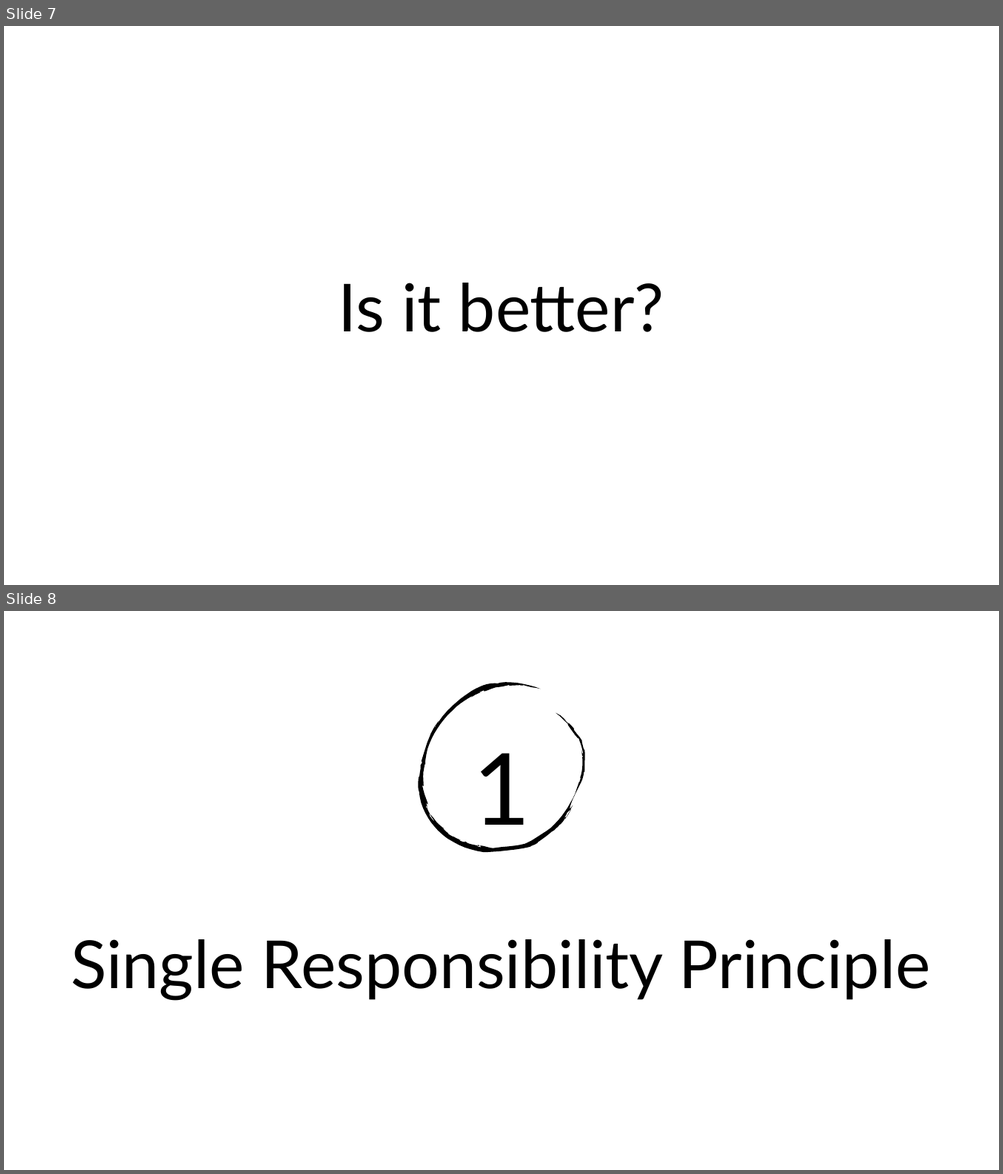
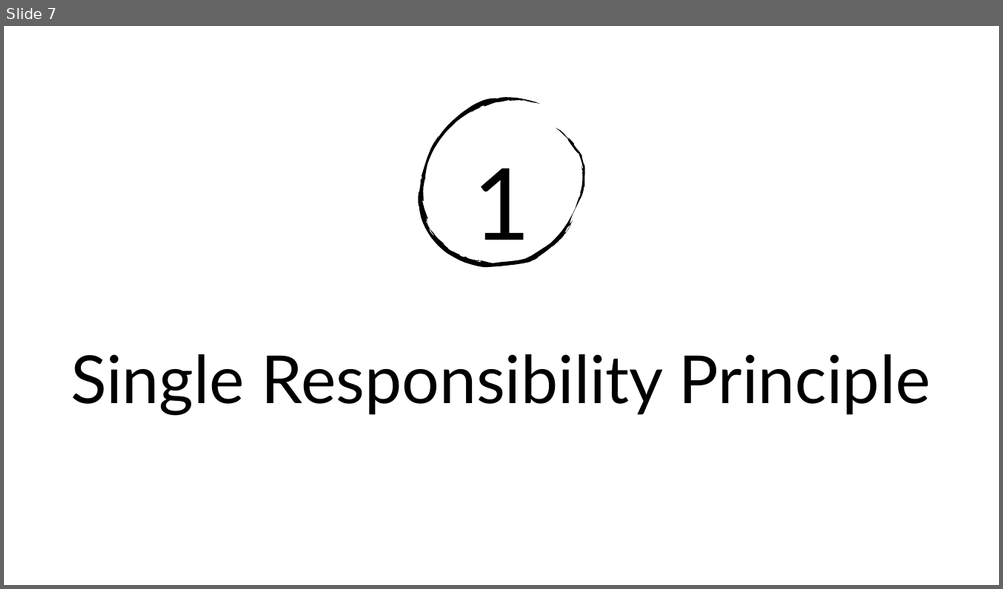
Before and after one commit to Elders/be-a-better-dev, a slide deck: Presentations/SOLID/SOLID.pptx. Shown one above the other, each under a label of ours: slides 7 and 8 before the commit, slide 7 after it. The pictures are 1003x1174 and 1003x589 pixels, drawn with LibreOffice and Linux fonts; fonts in the diff are those of the drawing; background and template pictures are left out. Boxes give left, top, right and bottom in pixels: in the first picture for what was removed or moved away, otherwise in the second. Text is boxed around its words. In the diff, an @@ line names an element or a change of style, - is before the commit and + after.

Commit message:
Dropped the "Is it better ?" and added nots on the previous one

```diff
--- a/Presentations/SOLID/SOLID.pptx
+++ b/Presentations/SOLID/SOLID.pptx
@@ slide 7 removed at box(4, 26, 999, 585), background picture (left out) @@
@@ title removed at box(338, 283, 664, 332) @@
-Is it better?
@@ what was slide 8 is now slide 7 @@
```
